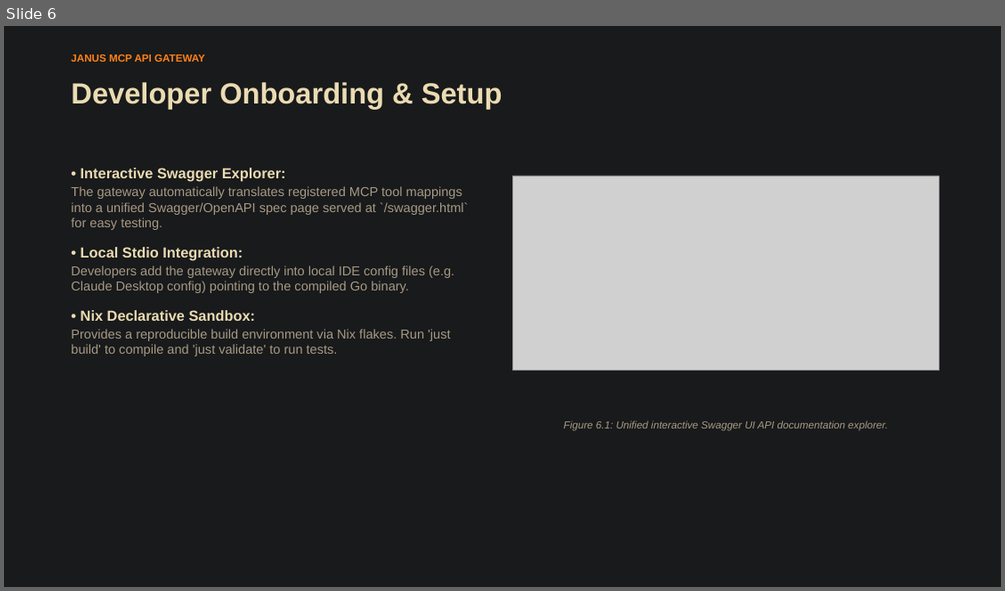
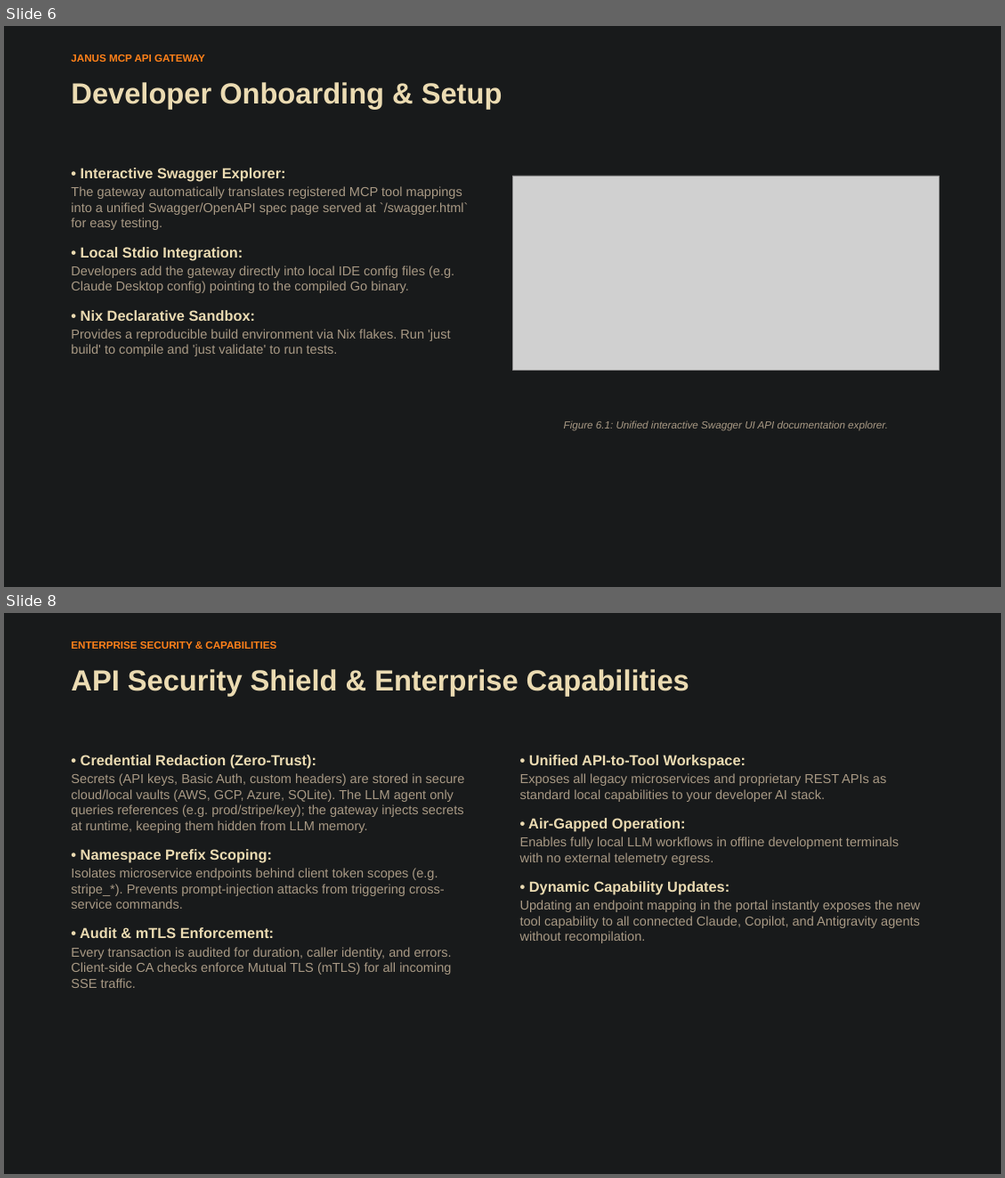
Before and after one commit to olafkfreund/janus, a slide deck: janus_showcase.pptx. Shown one above the other, each under a label of ours: slide 6 before the commit, slides 6 and 8 after it; the slides between them are not shown. The pictures are 1005x591 and 1005x1178 pixels, drawn with LibreOffice and Linux fonts; fonts in the diff are those of the drawing; grey boxes stand for pictures. Boxes give left, top, right and bottom in pixels: in the first picture for what was removed or moved away, otherwise in the second. Text is boxed around its words. In the diff, an @@ line names an element or a change of style, - is before the commit and + after.

Commit message:
docs: expand PPTX presentation with agent integration and security architecture slides

```diff
--- a/janus_showcase.pptx
+++ b/janus_showcase.pptx
@@ slide 8 added at (4, 613, 1001, 1174), background #181A1B @@
@@ text added at (71, 641, 276, 649), 10 pt, text #FE8019, bold @@
+ENTERPRISE SECURITY & CAPABILITIES
@@ text added at (71, 669, 689, 696), 28 pt, text #EBDBB2, bold @@
+API Security Shield & Enterprise Capabilities
@@ text added at (71, 755, 465, 988), 12.5 pt, text #A89984 @@
+• Credential Redaction (Zero-Trust):
+Secrets (API keys, Basic Auth, custom headers) are stored in secure cloud/local vaults (AWS, GCP, Azure, SQLite). The LLM agent only queries references (e.g. prod/stripe/key); the gateway injects secrets at runtime, keeping them hidden from LLM memory.
+• Namespace Prefix Scoping:
+Isolates microservice endpoints behind client token scopes (e.g. stripe_*). Prevents prompt-injection attacks from triggering cross-service commands.
+• Audit & mTLS Enforcement:
+Every transaction is audited for duration, caller identity, and errors. Client-side CA checks enforce Mutual TLS (mTLS) for all incoming SSE traffic.
@@ text added at (520, 755, 920, 943), 12.5 pt, text #A89984 @@
+• Unified API-to-Tool Workspace:
+Exposes all legacy microservices and proprietary REST APIs as standard local capabilities to your developer AI stack.
+• Air-Gapped Operation:
+Enables fully local LLM workflows in offline development terminals with no external telemetry egress.
+• Dynamic Capability Updates:
+Updating an endpoint mapping in the portal instantly exposes the new tool capability to all connected Claude, Copilot, and Antigravity agents without recompilation.
```
Also in this commit, not shown: 1 other slide added.
